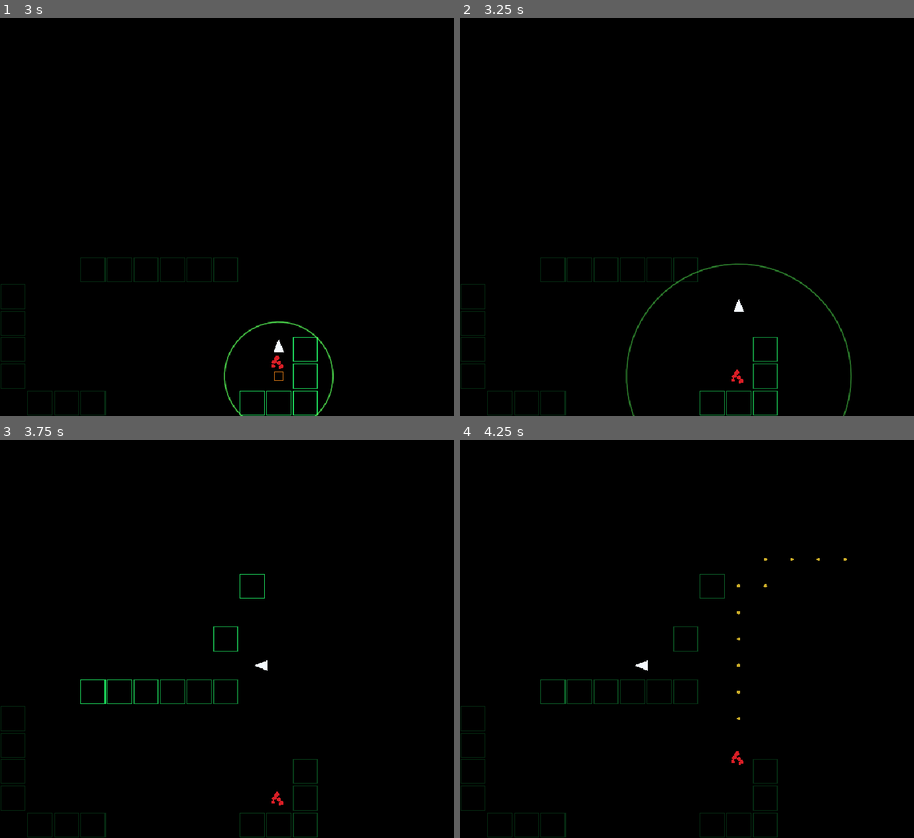
Above: before the commit, frames 1-4 (two rows, left to right).
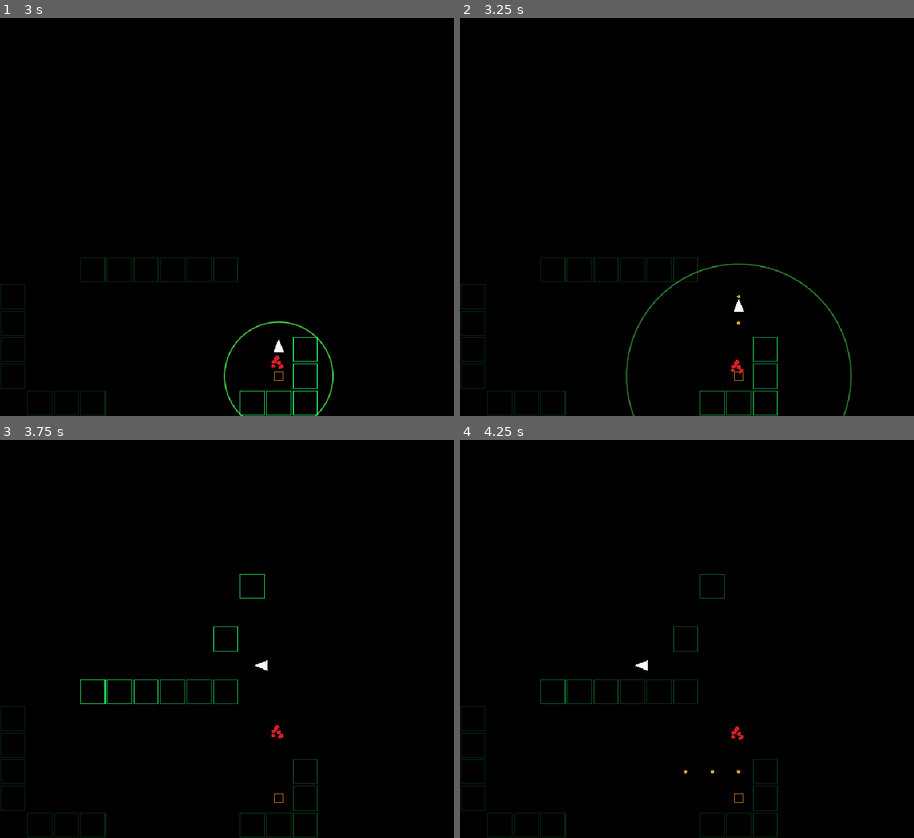
Above: after the commit, the same moments.

Repository: UnderstoodUseYourUsernameHere/Sonar
Game: Godot game, scene res://scenes/main.tscn
Two runs of this game, one before a commit and one after it. Both use one fixed random seed, a clock stepped at 60 frames per second and the inputs below.
Inputs (mouse positions are in pixels of both pictures, inside the frame that each line leads up to):
- Up to frame 1 (3 s): tap Enter at 0.5 s; move the mouse to (381, 197) at 0.52 s; hold Right (move_right) 0.53-1.28 s; tap Space (ping) at 0.6, 2.75, 2.85 s; click (381, 197) at 0.67 s; move the mouse to (158, 236) at 1.27 s; hold S (move_down) 1.28-2.03 s; tap Alt at 1.35 s; move the mouse to (317, 129) at 2.02 s; hold Right (move_right) 2.03-2.78 s; tap Shift at 2.1 s; move the mouse to (240, 296) at 2.77 s; hold W (move_up) from 2.78 s (still down); click (240, 296) at 2.92 s
- Up to frame 2 (3.25 s): keep holding W (move_up)
- Up to frame 3 (3.75 s): move the mouse to (426, 698) at 3.52 s; release W (move_up) at 3.53 s; hold Left (move_left) from 3.53 s (still down); tap Alt at 3.6 s
- Up to frame 4 (4.25 s): keep holding Left (move_left)

Frame 1 is identical in both runs. In frame 2, 0.1% of the frame differs, in the area x 59-63%, y 69-92%; in frame 3, less than 0.1%; in frame 4, 0.2%, in the area x 49-86%, y 29-92%.

Commit message:
Add monster hunting behavior around ping locations

Diff:
--- a/scripts/main.gd
+++ b/scripts/main.gd
@@ -19,6 +19,10 @@
 const MONSTER_ROAM_WAIT: float = 0.75
 const MONSTER_ROAM_MIN_DISTANCE: int = 4
 const MONSTER_ROAM_ATTEMPTS: int = 40
+
+const MONSTER_HUNT_DURATION: float = 4.5
+const MONSTER_HUNT_RADIUS: int = 3
+const MONSTER_HUNT_WAIT: float = 0.25
 
 const MONSTER_COLOR: Color = Color(0.85, 0.12, 0.15, 1.0)
 const MONSTER_DOT_COUNT: int = 11
@@ -104,6 +108,10 @@
 var monster_last_heard_ping_time: float = -1000.0
 var monster_investigation_target: Vector2i = Vector2i.ZERO
 var monster_needs_new_path: bool = false
+
+var monster_hunt_center: Vector2i = Vector2i.ZERO
+var monster_hunt_time_remaining: float = 0.0
+var monster_hunt_wait_remaining: float = 0.0
 
 var astar: AStarGrid2D = AStarGrid2D.new() ## I really like this name for some reason!
 var monster_path: Array[Vector2i] = []
@@ -262,6 +270,34 @@
 	monster_roam_wait_remaining = 0
 
 
+func _begin_monster_hunt(center_cell: Vector2i) -> void:
+	monster_state = MonsterState.HUNTING
+	monster_hunt_center = center_cell
+	monster_hunt_time_remaining = MONSTER_HUNT_DURATION
+	monster_hunt_wait_remaining = 0.0
+	monster_path.clear()
+
+func _pick_monster_hunt_target() -> Vector2i:
+	var candidates: Array[Vector2i] = []
+
+	for cell in walkable_cells:
+		var distance: int = (
+			absi(cell.x - monster_hunt_center.x) + absi(cell.y - monster_hunt_center.y)
+		)
+
+		if (
+			distance > 0
+			and distance <= MONSTER_HUNT_RADIUS
+			and cell != monster_cell
+		):
+			candidates.append(cell)
+	if candidates.is_empty():
+		return monster_hunt_center
+
+	var random_index: int = monster_rng.randi_range(0, candidates.size() - 1)
+
+	return candidates[random_index]
+
 func _update_monster_investigating() -> void:
 	if is_monster_moving:
 		return
@@ -272,8 +308,7 @@
 
 	if monster_path.is_empty():
 		if monster_cell == monster_investigation_target:
-			monster_state = MonsterState.ROAMING
-			monster_roam_wait_remaining = MONSTER_ROAM_WAIT
+			_begin_monster_hunt(monster_investigation_target)
 		else:
 			push_warning("Monster couldnt reach ping location?!")
 			monster_state = MonsterState.ROAMING
@@ -282,8 +317,37 @@
 		return
 
 	if monster_path.is_empty():
-		monster_state = MonsterState.ROAMING
-		monster_roam_wait_remaining = MONSTER_ROAM_WAIT
+		_begin_monster_investigation(monster_investigation_target)
+
+func _update_monster_hunting(delta: float) -> void:
+	monster_hunt_time_remaining -= delta
+
+	if monster_hunt_time_remaining <= 0.0:
+		monster_path.clear()
+
+		if not is_monster_moving:
+			monster_state = MonsterState.ROAMING
+			monster_roam_wait_remaining = MONSTER_ROAM_WAIT
+
+		return
+
+	if is_monster_moving:
+		return
+
+	if not monster_path.is_empty():
+		return
+
+	monster_hunt_wait_remaining -= delta
+
+	if monster_hunt_wait_remaining > 0.0:
+		return
+
+	var target_cell: Vector2i = _pick_monster_hunt_target()
+
+	if target_cell != monster_cell:
+		_set_monster_path(target_cell)
+
+	monster_hunt_wait_remaining = MONSTER_HUNT_WAIT
 
 func _process(delta: float) -> void:
 	if not map_is_valid:
@@ -454,7 +518,7 @@
 			_update_monster_investigating()
 
 		MonsterState.HUNTING:
-			pass
+			_update_monster_hunting(delta)
 
 func _reveal_walls_for_pulse(pulse: SonarPulse) -> void:
 	for cell in wall_cells:
@@ -586,11 +650,19 @@
 		draw_circle(dot_position, dot_radius, color)
 
 func _draw_monster_ai_debug() -> void:
-	if monster_state != MonsterState.INVESTIGATING:
-		return
-
-	var target_center: Vector2 = _cell_center(monster_investigation_target)
-	var marker_rect: Rect2 = Rect2(
+	var target_center: Vector2
+	var marker_color: Color
+
+	if monster_state == MonsterState.INVESTIGATING:
+		target_center = _cell_center(monster_investigation_target)
+		marker_color = Color(1.0, 0.55, 0.1, 0.9)
+	elif monster_state == MonsterState.HUNTING:
+		target_center = _cell_center(monster_hunt_center)
+		marker_color = Color(0.7, 0.2, 1.0, 0.9)
+	else:
+		return
+
+	var marker_rect : Rect2 = Rect2(
 		target_center - Vector2(8.0, 8.0),
 		Vector2(16.0, 16.0)
 	)
